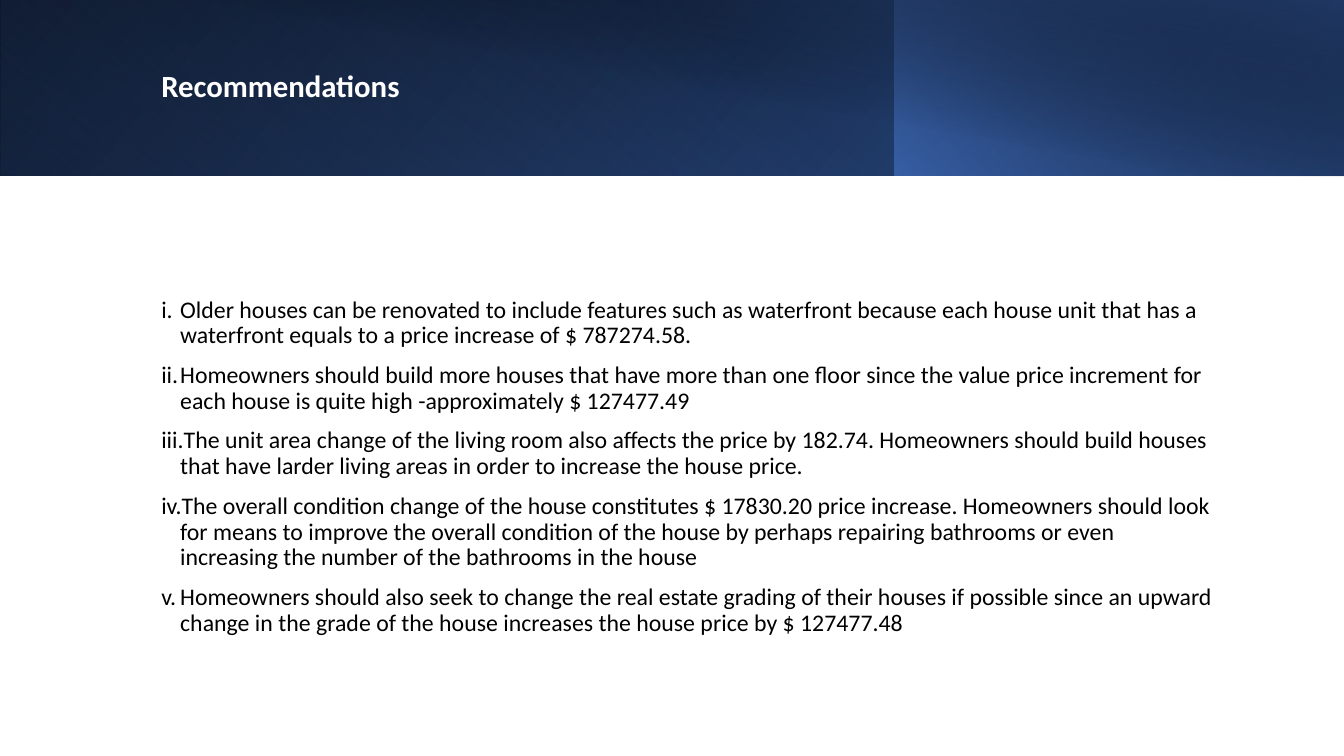
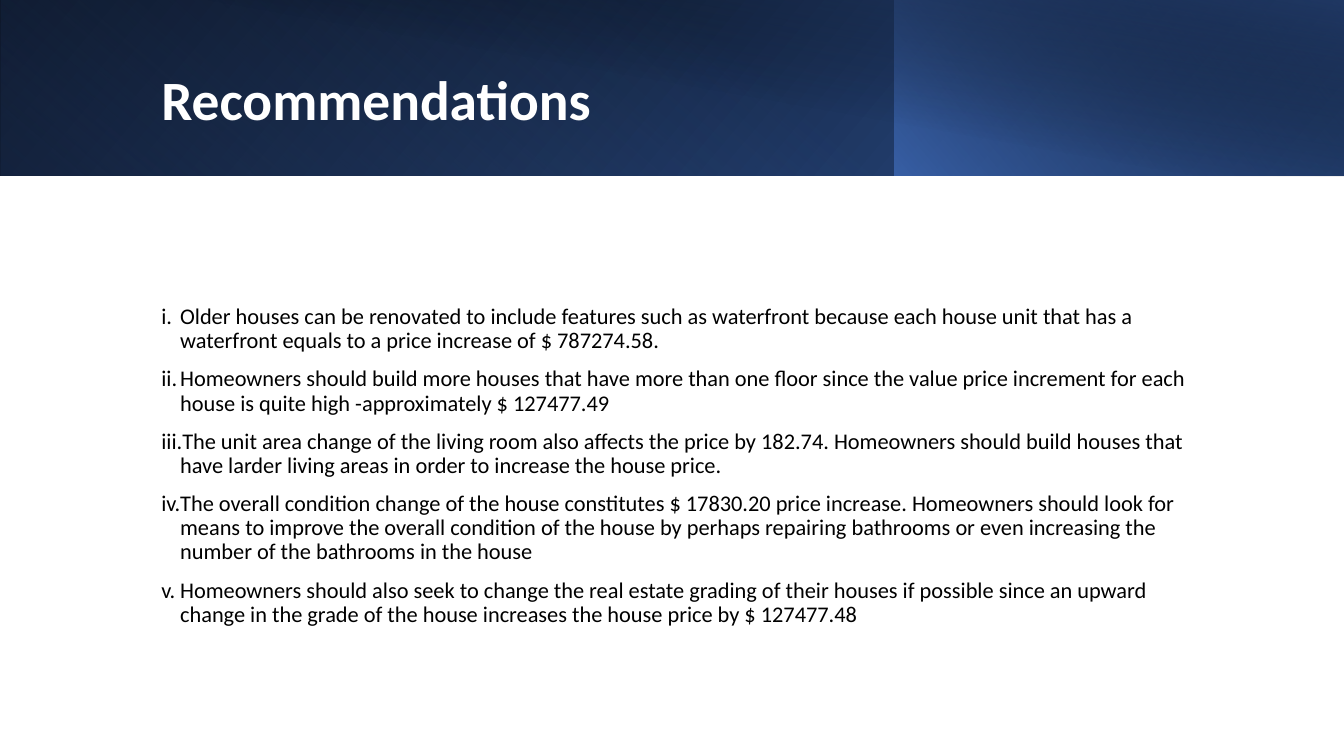
Before and after one commit to penina26/dsc-phase-2-project, a slide deck: slide 9 of Analysis of House Sales.pptx. Drawn at 1344x756 pixels with LibreOffice and Linux fonts; fonts in the diff are those of the drawing. Boxes give left, top, right and bottom in pixels: in the first picture for what was removed or moved away, otherwise in the second. Text is boxed around its words. In the diff, an @@ line names an element or a change of style, - is before the commit and + after.

Commit message:
presentation font change

```diff
--- a/Analysis of House Sales.pptx
+++ b/Analysis of House Sales.pptx
@@ title "Recommendations" at (161, 81, 590, 121): size 22 to 39.6 pt @@
@@ subtitle "Older houses can be renovated ..." at (161, 308, 1185, 626): size 17 to 16 pt @@
```
Also in this commit, not shown: 7 other slides changed, 2 other files.
